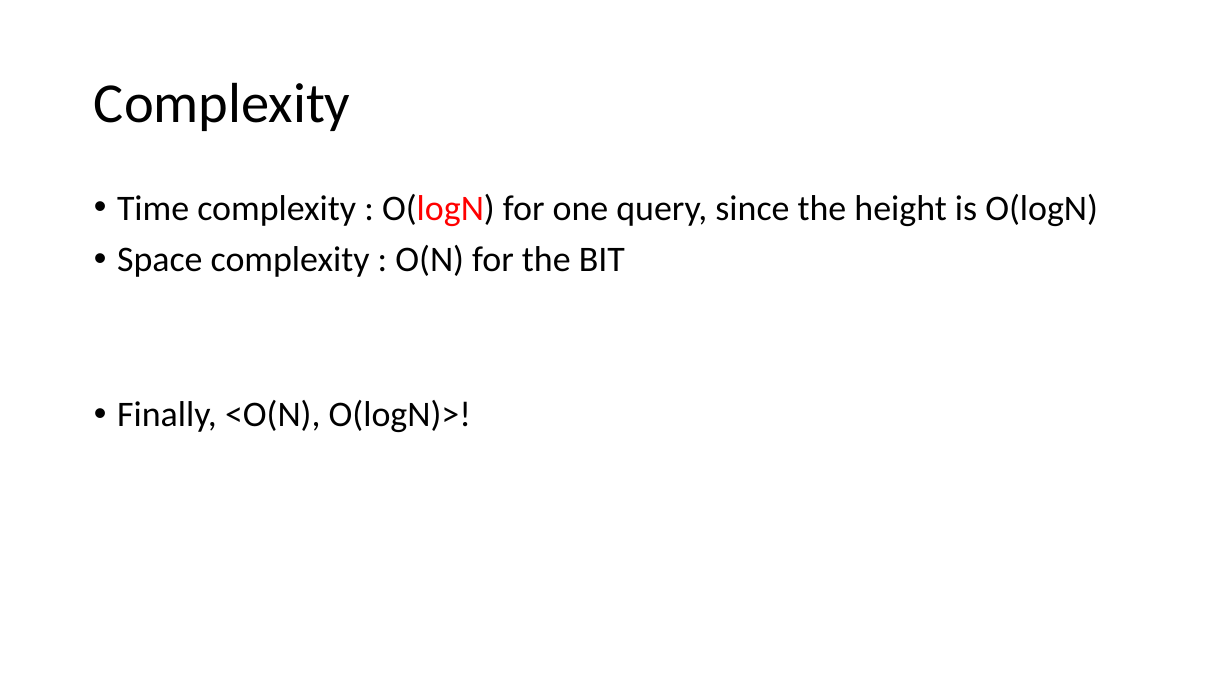
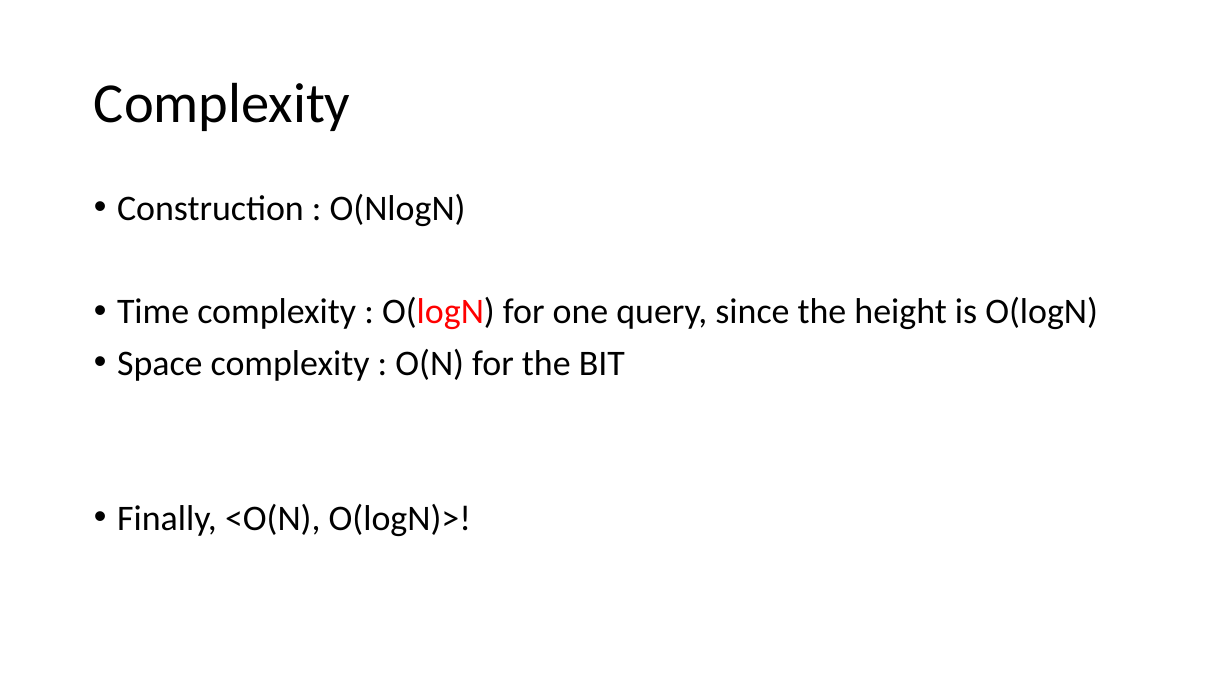
Before and after one commit to kwea123/cpp_data_algo, a slide deck: slide 27 of 9_Advanced.pptx. Drawn at 1232x693 pixels with LibreOffice and Linux fonts; fonts in the diff are those of the drawing. Boxes give left, top, right and bottom in pixels: in the first picture for what was removed or moved away, otherwise in the second. Text is boxed around its words. In the diff, an @@ line names an element or a change of style, - is before the commit and + after.

```diff
--- a/9_Advanced.pptx
+++ b/9_Advanced.pptx
@@ text at <box>117,194,466,226</box>: paragraph added @@
+• Construction : O(NlogN)
```
Also in this commit, not shown: 4 other files.
